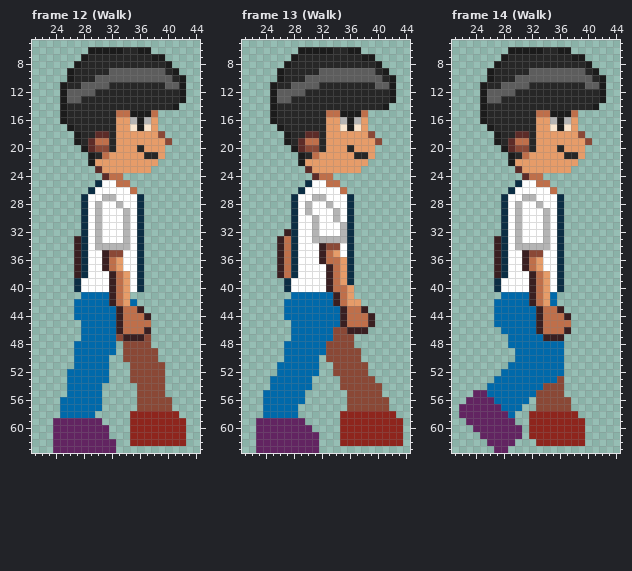
Pixel-art file, stored at TheDreams/Assets/Character/Images/MainCharacter/Sprite-0001.aseprite. This is how it looked before the edit.
64x64 pixels, 18 frames. Shown: frame 12 (Walk): x 21..44, y 5..63; frame 13 (Walk): x 21..44, y 5..63; frame 14 (Walk): x 21..44, y 5..63. The commit also changed other frames, which this record leaves out.
The same view after the edit:
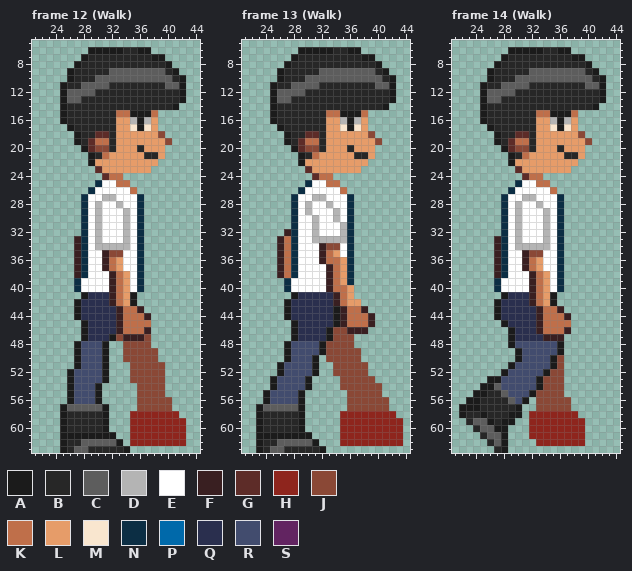
Palette (. is transparent): A #1b1b1b  B #272727  C #5d5d5d  D #b4b4b4  E #ffffff  F #391f21  G #5d2c28  H #8e251d  J #8a4836  K #bf6f4a  L #e69c69  M #f9e6cf  N #0c2e44  P #0069aa  Q #2a2f4e  R #424c6e  S #622461
Commit message: 3/8/2026 Base Move
Edits made:
Changed rows in their new state; - is an unchanged pixel.
Frame 12 (Walk), layer "Leg":
first column x 24:
41 ----AQQQ---A
42 ---AQQQQ---A
43 ---AQQQQQ---
44 ---AQQQQQ---
45 ----AQQQQ---
46 ----AQQQQ---
47 ----AQQQA---
48 ---ARRRA.---
49 ---ARRRA.---
50 ---ARRRA----
51 ---ARRRA----
52 --ARRRRA----
53 --ARRRRA----
54 --ARRRA-----
55 --ARRRA-----
56 -.ARRRA-----
57 -ACCCCCA----
58 -ABBBBBA----
59 .ABBBBBA----
60 .ABBBBBA----
61 .AAAAAAAA---
62 .ABBCCCCCA--
63 .ABCCBBBBBA-
Frame 13 (Walk), layer "Leg":
first column x 23:
41 -----AQQQQQ-
42 ----AQQQQQQ-
43 ----AQQQQQQA
44 ----AQQQQQQA
45 -----AQQQQQA
46 -----AQQQQA-
47 -----AQQQQA-
48 ----ARRRRA--
49 ----ARRRRA--
50 ----ARRRA---
51 ---ARRRRA---
52 ---ARRRRA---
53 --ARRRRA----
54 --ARRRRA----
55 -ARRRRA-----
56 -ARRRRA-----
57 ACCCCCA-----
58 ABBBBBA-----
59 ABBBBBA-----
60 ABBBBBA.----
61 AAAAAAAA.---
62 ABBCCCCCA---
63 ABCCBBBBBA--
Frame 14 (Walk), layers "Leg#2", "Leg":
first column x 22:
41 ------AQQQ---A-
42 -----AQQQQ---A-
43 -----AQQQQQ----
44 -----AQQQQQ----
45 -----.AQQQQ----
46 ------.AQQQ----
47 -------AQQQQ---
48 -------ARRRRRRA
49 --------ARRRRRA
50 --------ARRRRAJ
51 -------ARRRRRAJ
52 ------ARRRRRAJJ
53 ----AARRRRRAJJ-
54 ---AACRRRRRA---
55 --AABBCRRRA----
56 -AABBBBCRA-----
57 AAABBBBBA------
58 ABBABBBAA------
59 -BCCABAA-------
60 --BCCAA..------
61 ---BCCA..------
62 ----BCA.-------
63 -----BA--------
Pixel boxes of the changes (left, top, right, bottom) in both pictures:
changed: (53, 292, 137, 453)
changed: (256, 292, 340, 453)
changed: (459, 292, 564, 453)
